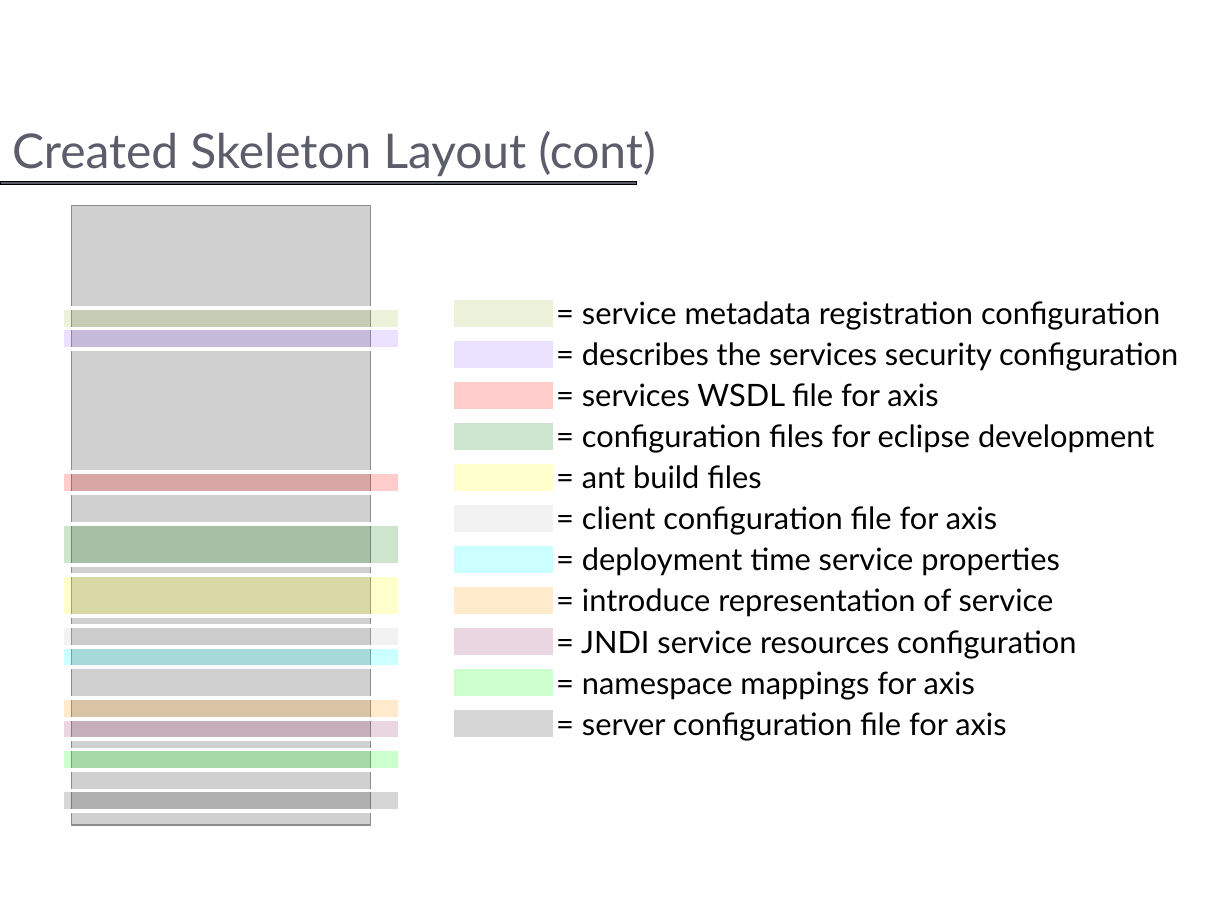
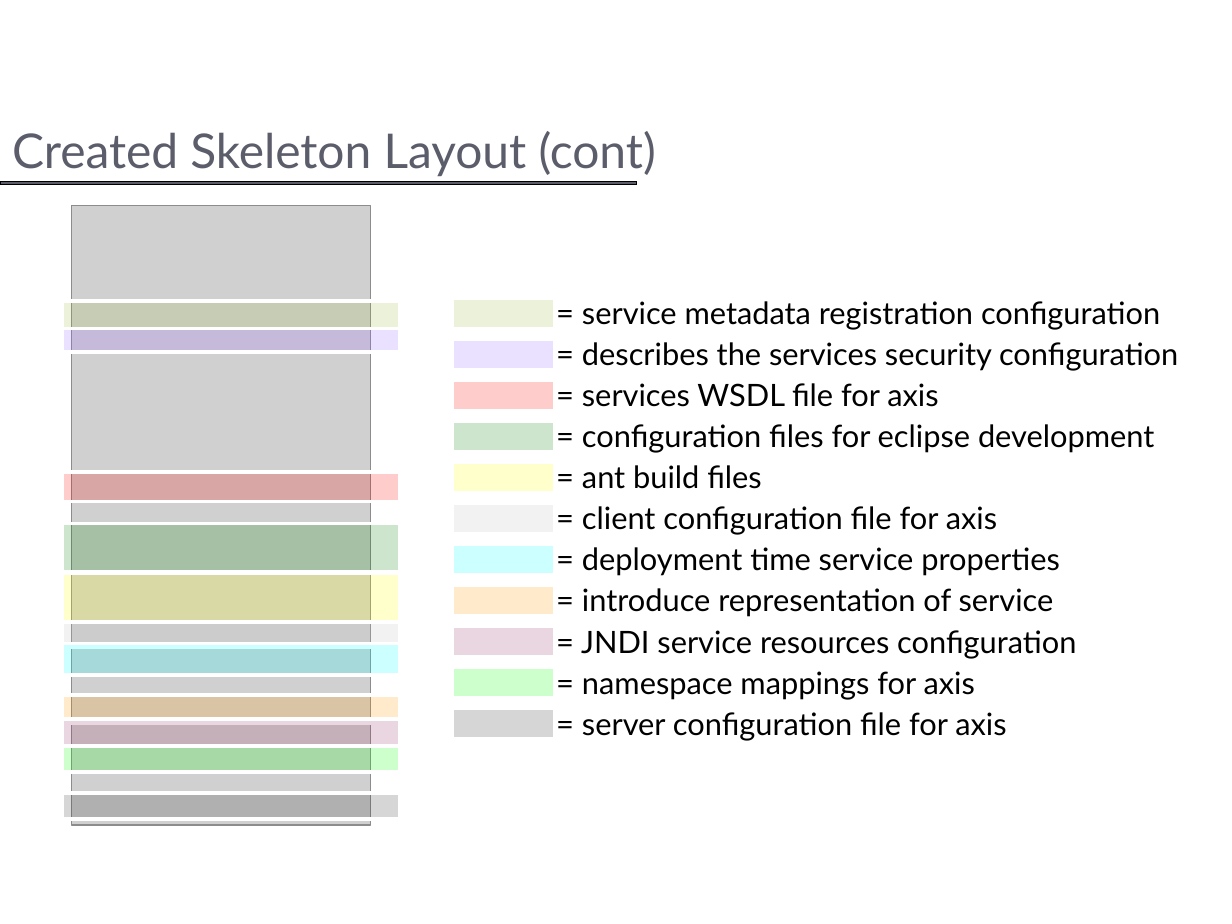
Before and after one commit to NCIP/cagrid-portal, a slide deck: slide 20 of cagrid-1-0/Documentation/presentations/introduce/Introduce.ppt. Drawn at 1232x924 pixels with LibreOffice and Linux fonts; fonts in the diff are those of the drawing; grey boxes stand for pictures; background and template pictures are left out. Boxes give left, top, right and bottom in pixels: in the first picture for what was removed or moved away, otherwise in the second. Text is boxed around its words. In the diff, an @@ line names an element or a change of style, - is before the commit and + after.

```diff
--- a/cagrid-1-0/Documentation/presentations/introduce/Introduce.ppt
+++ b/cagrid-1-0/Documentation/presentations/introduce/Introduce.ppt
@@ rectangle resized from (x1=62, y1=308, x2=400, y2=329) to (x1=62, y1=301, x2=400, y2=328) @@
@@ rectangle resized from (x1=62, y1=472, x2=400, y2=493) to (x1=62, y1=472, x2=400, y2=501) @@
@@ rectangle resized from (x1=62, y1=524, x2=400, y2=564) to (x1=62, y1=524, x2=400, y2=572) @@
@@ rectangle resized from (x1=62, y1=575, x2=400, y2=616) to (x1=62, y1=573, x2=400, y2=622) @@
@@ rectangle resized from (x1=62, y1=626, x2=400, y2=647) to (x1=62, y1=622, x2=400, y2=647) @@
@@ rectangle resized from (x1=62, y1=647, x2=400, y2=668) to (x1=62, y1=643, x2=400, y2=675) @@
@@ rectangle resized from (x1=62, y1=699, x2=400, y2=719) to (x1=62, y1=695, x2=400, y2=723) @@
@@ rectangle resized from (x1=62, y1=718, x2=400, y2=739) to (x1=62, y1=718, x2=400, y2=745) @@
@@ rectangle resized from (x1=62, y1=791, x2=400, y2=812) to (x1=62, y1=793, x2=400, y2=819) @@
```
Also in this commit, not shown: 1 other slide changed, 2 other files.
